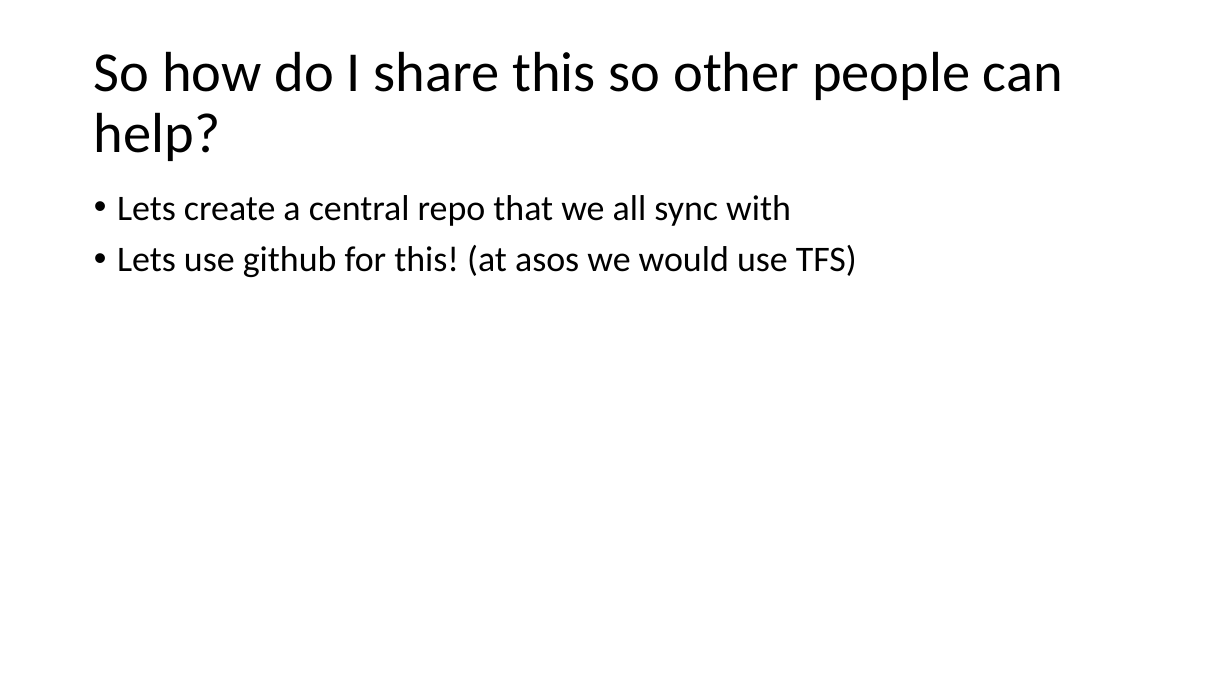
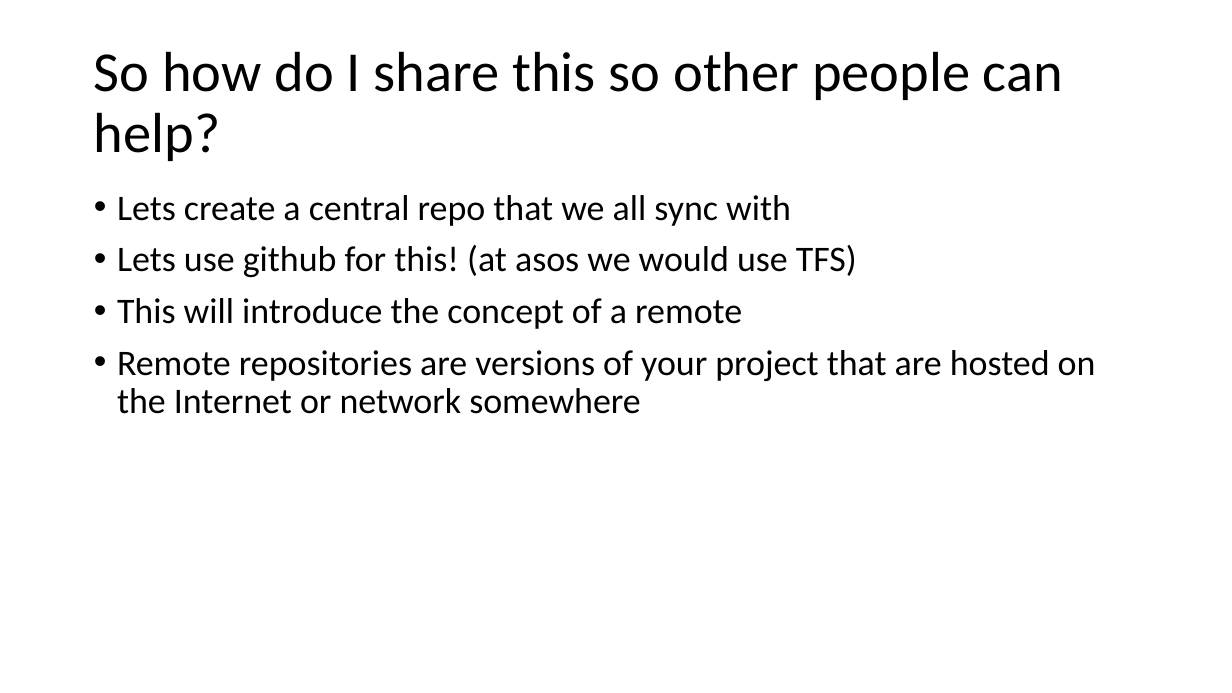
Before and after one commit to milodotnet/bootcamp, a slide deck: slide 72 of SourceControlPresentation.pptx (slide 43 before the commit). Drawn at 1232x693 pixels with LibreOffice and Linux fonts; fonts in the diff are those of the drawing. Boxes give left, top, right and bottom in pixels: in the first picture for what was removed or moved away, otherwise in the second. Text is boxed around its words. In the diff, an @@ line names an element or a change of style, - is before the commit and + after.

```diff
--- a/SourceControlPresentation.pptx
+++ b/SourceControlPresentation.pptx
@@ text at box(117, 298, 1096, 414): paragraphs added @@
+• This will introduce the concept of a remote
+• Remote repositories are versions of your project that are hosted on the Internet or network somewhere
```
Also in this commit, not shown: 18 other slides changed, 52 slides added, 9 slides removed.
